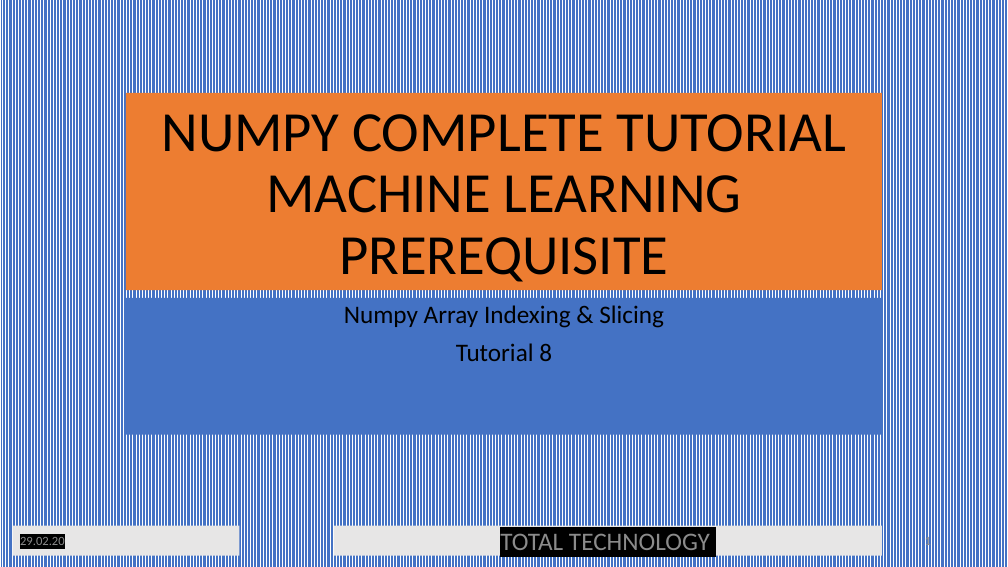
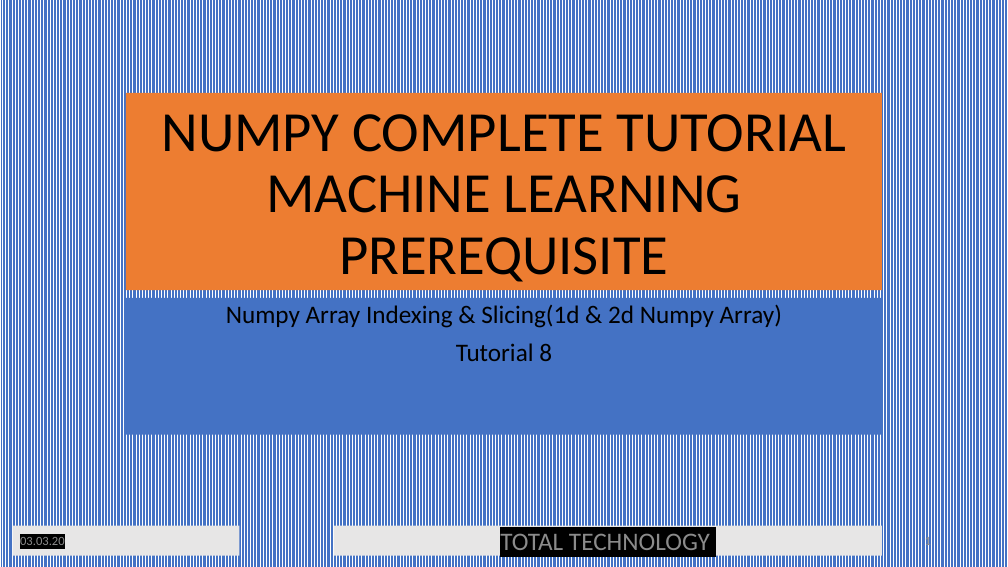
Before and after one commit to ujjwalvats16/source, a slide deck: slide 1 of NUMPY_TUTORIAL_8_SLIDE.pptx. Drawn at 1008x567 pixels with LibreOffice and Linux fonts; fonts in the diff are those of the drawing. Boxes give left, top, right and bottom in pixels: in the first picture for what was removed or moved away, otherwise in the second. Text is boxed around its words. In the diff, an @@ line names an element or a change of style, - is before the commit and + after.

```diff
--- a/NUMPY_TUTORIAL_8_SLIDE.pptx
+++ b/NUMPY_TUTORIAL_8_SLIDE.pptx
@@ subtitle at bbox=[226, 304, 782, 328]: text changed @@
-Numpy Array Indexing & Slicing
+Numpy Array Indexing & Slicing(1d & 2d Numpy Array)
@@ text in rectangle at bbox=[20, 537, 65, 545]: text changed @@
-29.02.20
+03.03.20
```
Also in this commit, not shown: 7 other slides changed, 1 other file.
